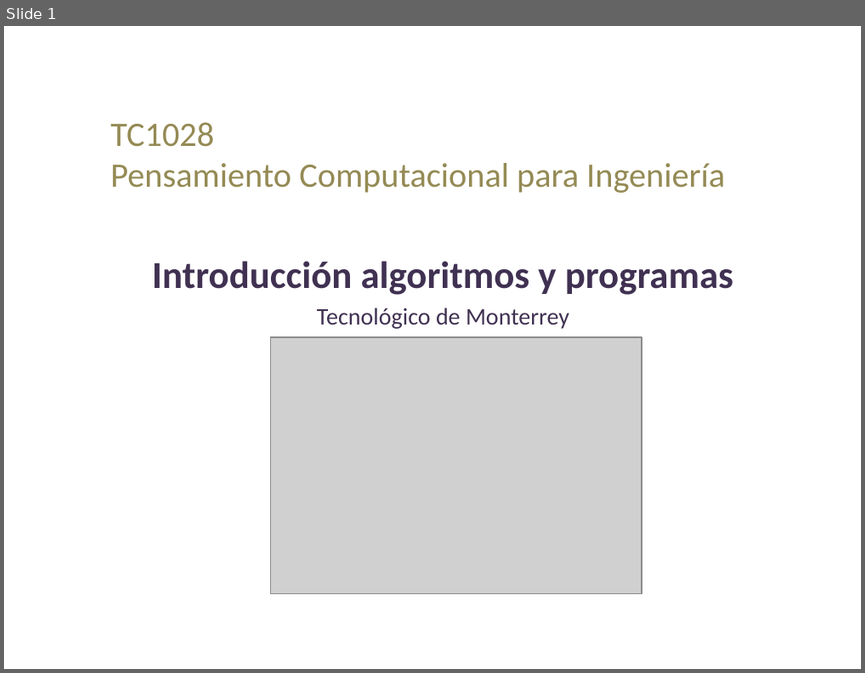
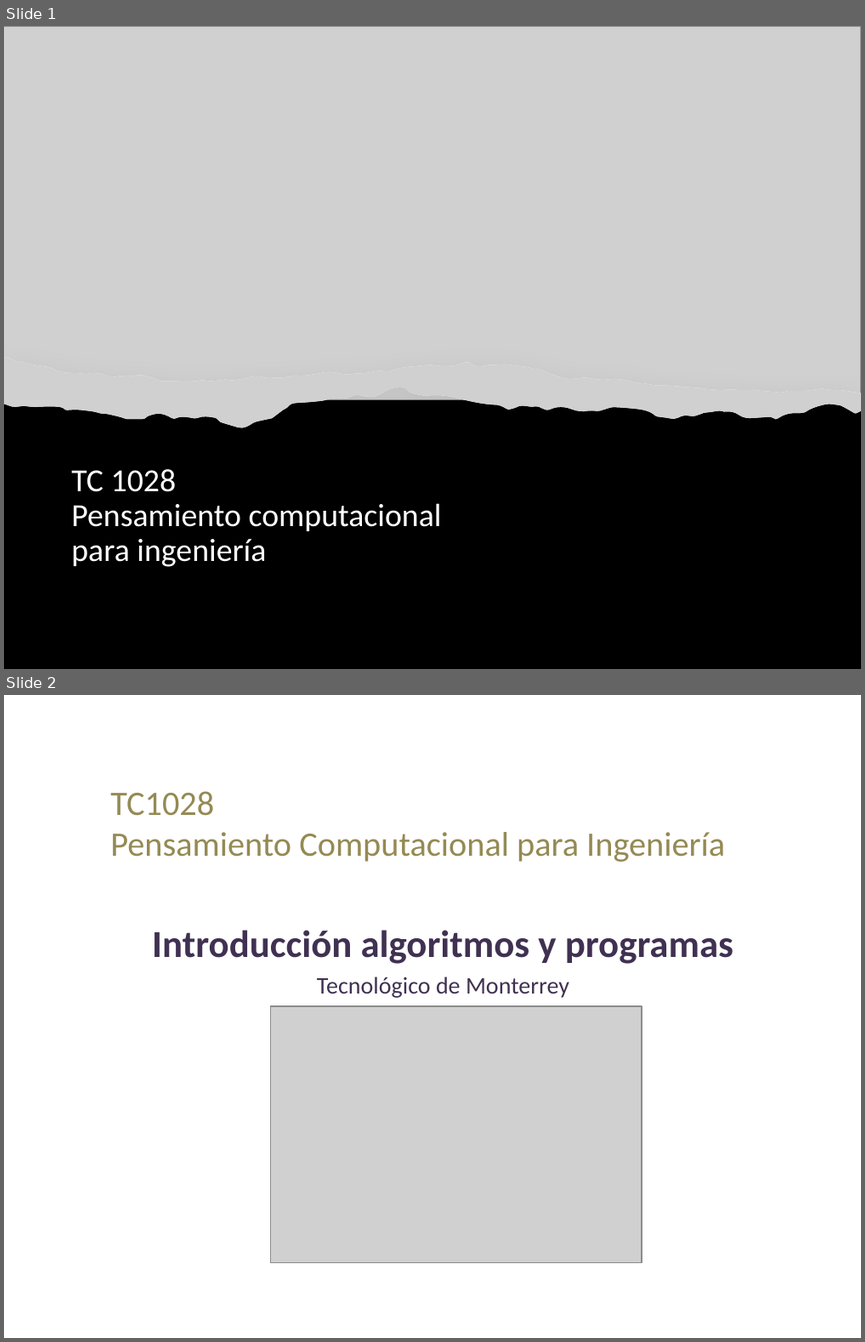
Before and after one commit to lizetheP/PensamientoC, a slide deck: Calendario2021/presentaciones/1_IntroduccionAlgoritmosProgramas.pptx. Shown one above the other, each under a label of ours: slide 1 before the commit, slides 1 and 2 after it. The pictures are 865x673 and 865x1342 pixels, drawn with LibreOffice and Linux fonts; fonts in the diff are those of the drawing; grey boxes stand for pictures. Boxes give left, top, right and bottom in pixels: in the first picture for what was removed or moved away, otherwise in the second. Text is boxed around its words. In the diff, an @@ line names an element or a change of style, - is before the commit and + after.

```diff
--- a/Calendario2021/presentaciones/1_IntroduccionAlgoritmosProgramas.pptx
+++ b/Calendario2021/presentaciones/1_IntroduccionAlgoritmosProgramas.pptx
@@ slide 1 added at (x1=4, y1=26, x2=861, y2=669), background #FFFFFF @@
@@ rectangle added at (x1=4, y1=26, x2=861, y2=669), fill #000000 @@
@@ picture added at (x1=4, y1=26, x2=861, y2=399) @@
@@ freeform shape added at (x1=4, y1=357, x2=861, y2=428), fill #FFFFFF @@
@@ picture added at (x1=4, y1=357, x2=861, y2=428) @@
@@ title added at (x1=71, y1=469, x2=442, y2=567), 27 pt, text #FFFFFF @@
+TC 1028
+Pensamiento computacional para ingeniería
@@ what was slide 1 is now slide 2 @@
```
Also in this commit, not shown: 3 other files.
